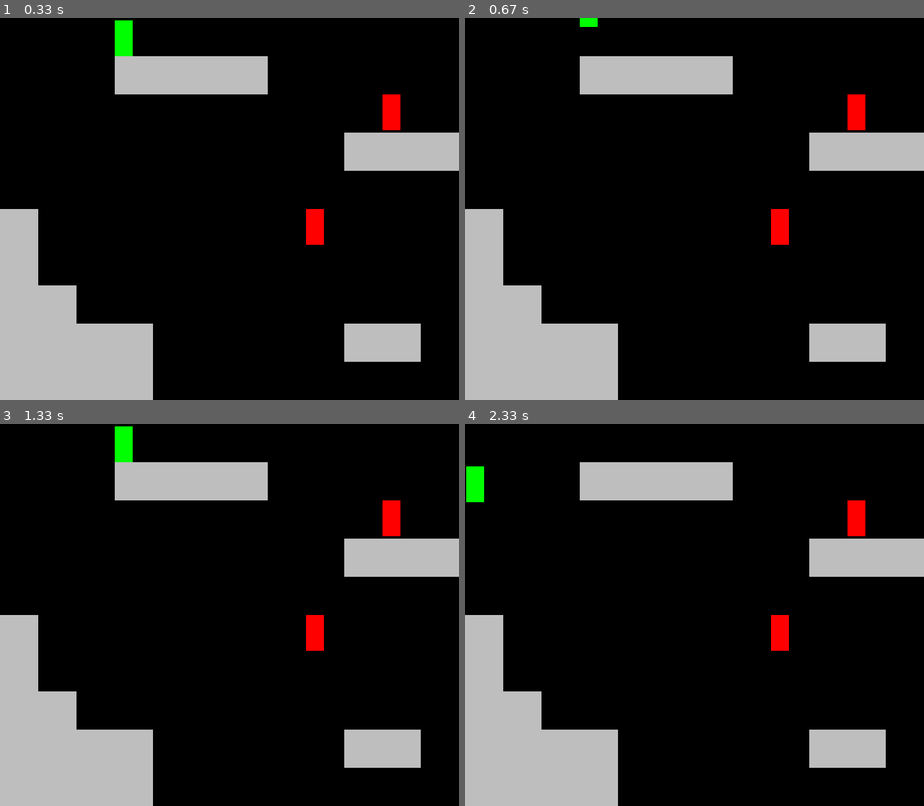
Above: before the commit, frames 1-4 (two rows, left to right).
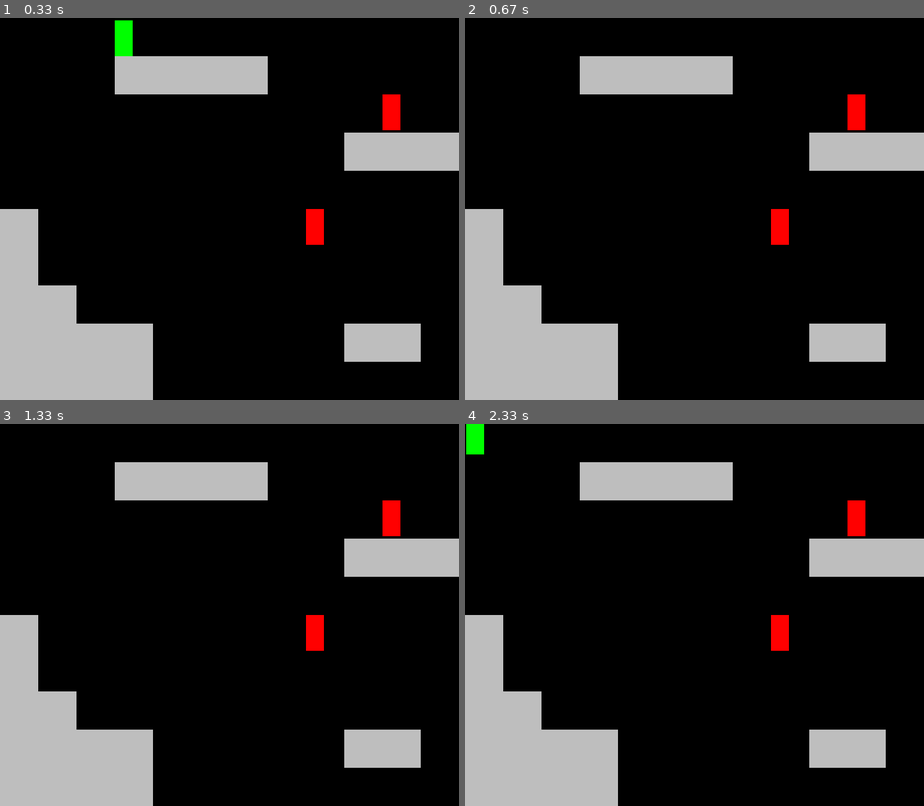
Above: after the commit, the same moments.

Repository: msaelices/pygames-experiments
Game: pygame game, started from frozen-platformer/main.py
Two runs of this game, one before a commit and one after it. Both use one fixed random seed, a clock stepped at 60 frames per second and the inputs below.
Inputs:
- Up to frame 1 (0.33 s): no input
- Up to frame 2 (0.67 s): tap Space at 0.33 s
- Up to frame 3 (1.33 s): no input
- Up to frame 4 (2.33 s): hold Left 1.67-2.2 s; tap Space at 1.73, 2.03, 2.3 s; hold Left from 2.23 s (still down)

Frame 1 is identical in both runs. In frame 2, less than 0.1% of the frame differs, in the area x 25-29%, y 0-3%; in frame 3, 0.4%; in frame 4, 0.7%, in the area x 0-5%, y 0-21%.

Commit message:
Allow jumping only when the player is on the ground

Diff:
--- a/frozen-platformer/config.py
+++ b/frozen-platformer/config.py
@@ -4,5 +4,5 @@
 SCREEN_HEIGHT = TILE_SIZE * 10
 GRAVITY = 1
 SPEED = 5
-JUMP_SPEED = 10
+JUMP_SPEED = 20
 TERMINAL_VELOCITY = 2
--- a/frozen-platformer/sprites.py
+++ b/frozen-platformer/sprites.py
@@ -79,8 +79,9 @@
         self.vel_x = SPEED
 
     def jump(self):
-        self.vel_y = -JUMP_SPEED
-        self.in_ground = False
+        if self.in_ground:
+            self.vel_y = -JUMP_SPEED
+            self.in_ground = False
 
     def stop(self):
         self.vel_x = 0
